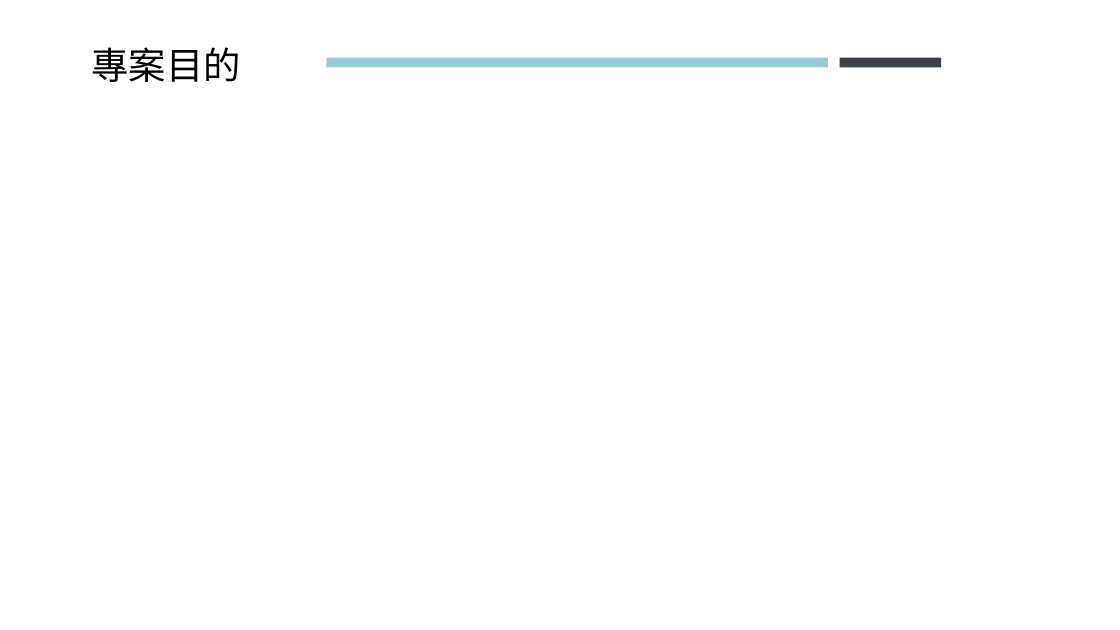
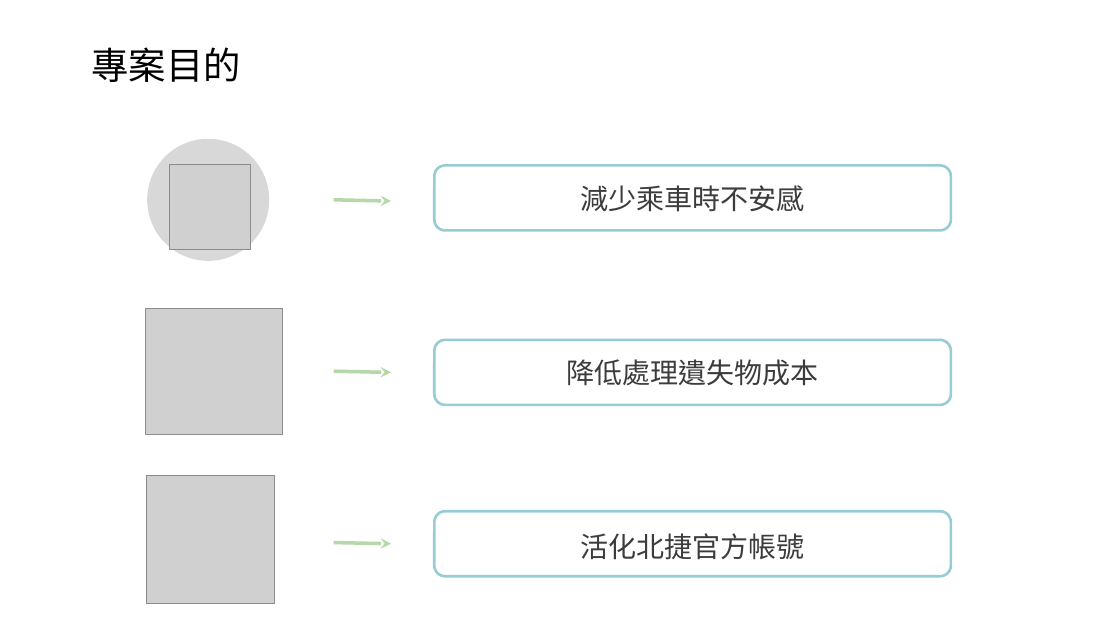
Before and after one commit to NTUB111208/mrtaipei-docs, a slide deck: slide 5 of files/PPT/二技第111208組-MRTaipei｜台北先生-簡報.pptx. Drawn at 1120x630 pixels with LibreOffice and Linux fonts; fonts in the diff are those of the drawing; grey boxes stand for pictures. Boxes give left, top, right and bottom in pixels: in the first picture for what was removed or moved away, otherwise in the second. Text is boxed around its words. In the diff, an @@ line names an element or a change of style, - is before the commit and + after.

```diff
--- a/files/PPT/二技第111208組-MRTaipei｜台北先生-簡報.pptx
+++ b/files/PPT/二技第111208組-MRTaipei｜台北先生-簡報.pptx
@@ rectangle removed at (327,58,828,68) @@
@@ rectangle removed at (840,58,942,68) @@
@@ ellipse added at (147,139,269,260), fill #D8D8D8 @@
@@ picture added at (169,165,250,250) @@
@@ rounded rectangle added at (434,166,951,230), outline #97CCD4 2.25 pt, 24 pt, text #3C3C3C @@
+減少乘車時不安感
@@ arrow added from (334, 200) to (391, 201), #B6D7A8 3 pt @@
@@ picture added at (145,308,283,434) @@
@@ rounded rectangle added at (434,340,951,405), outline #97CCD4 2.25 pt, 24 pt, text #3C3C3C @@
+降低處理遺失物成本
@@ arrow added from (334, 371) to (391, 372), #B6D7A8 3 pt @@
@@ picture added at (146,476,274,603) @@
@@ rounded rectangle added at (434,512,951,576), outline #97CCD4 2.25 pt, 24 pt, text #3C3C3C @@
+活化北捷官方帳號
@@ arrow added from (334, 543) to (391, 544), #B6D7A8 3 pt @@
```
Also in this commit, not shown: 2 other slides changed.
